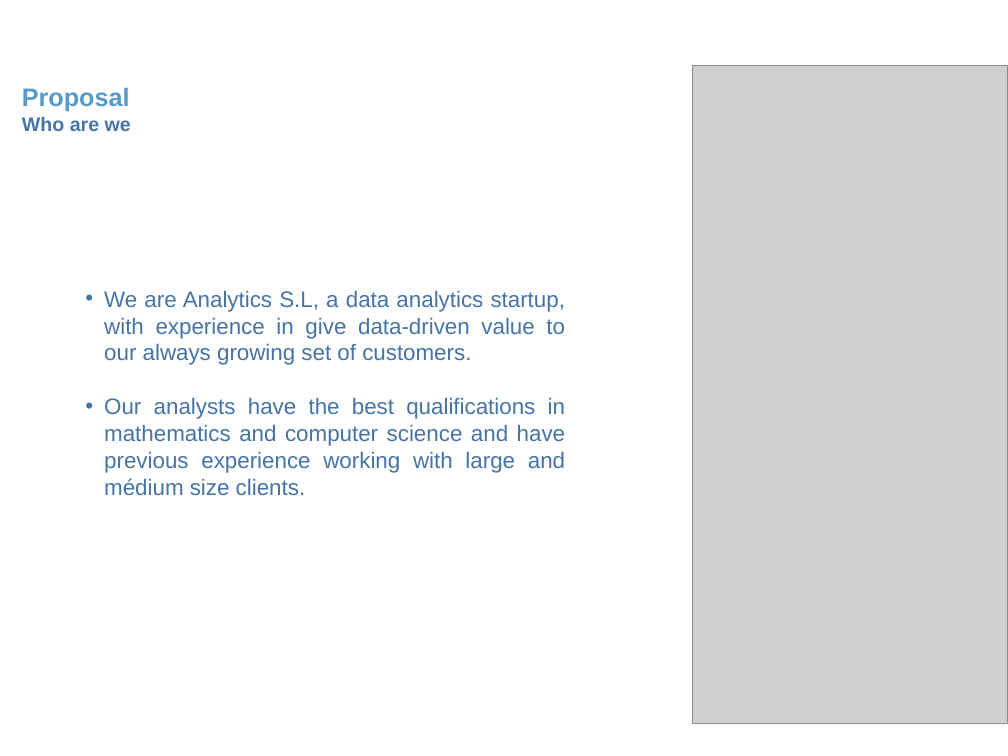
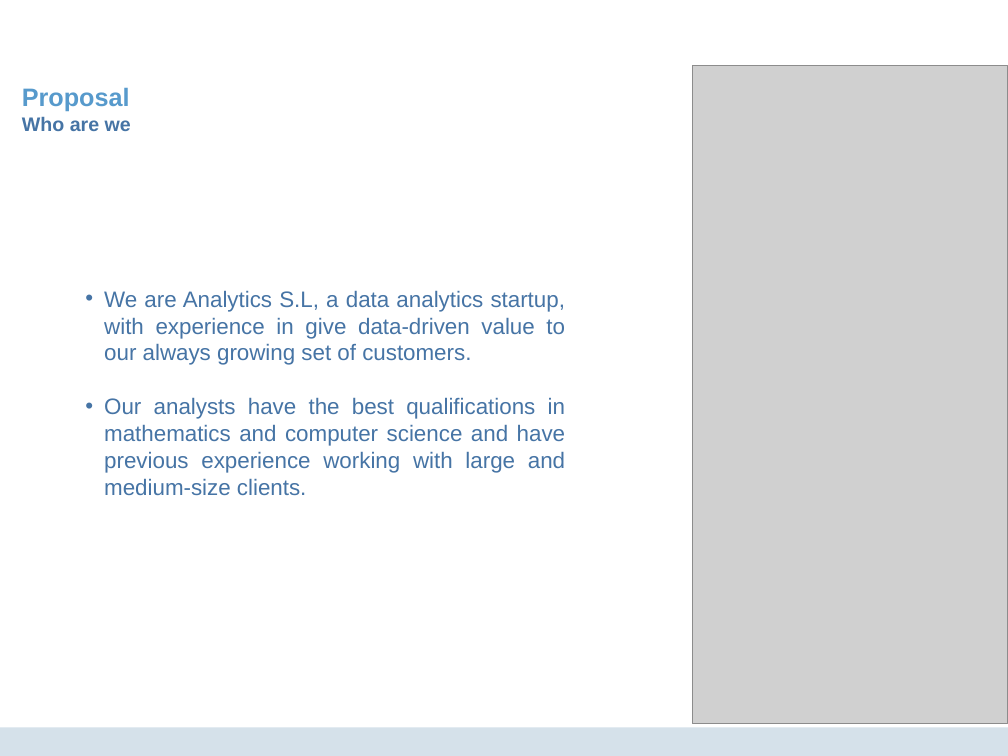
Before and after one commit to DanielMCM/Bakery-Co, a slide deck: slide 7 of 00 Deliverables/Proposal_v2.ppt. Drawn at 1008x756 pixels with LibreOffice and Linux fonts; fonts in the diff are those of the drawing; grey boxes stand for pictures; background and template pictures are left out. Boxes give left, top, right and bottom in pixels: in the first picture for what was removed or moved away, otherwise in the second. Text is boxed around its words. In the diff, an @@ line names an element or a change of style, - is before the commit and + after.

Commit message:
Update doc and ppt. Review and grammar mispellings. Minor fix in history_server reference.

```diff
--- a/00 Deliverables/Proposal_v2.ppt
+++ b/00 Deliverables/Proposal_v2.ppt
@@ text at box(104, 397, 565, 495): text changed @@
-• Our analysts have the best qualifications in mathematics and computer science and have previous experience working with large and médium size clients.
+• Our analysts have the best qualifications in mathematics and computer science and have previous experience working with large and medium-size clients.
@@ rectangle added at box(0, 728, 1008, 756), fill #D5E1EA @@
```
Also in this commit, not shown: 14 other slides changed, 2 other files.
